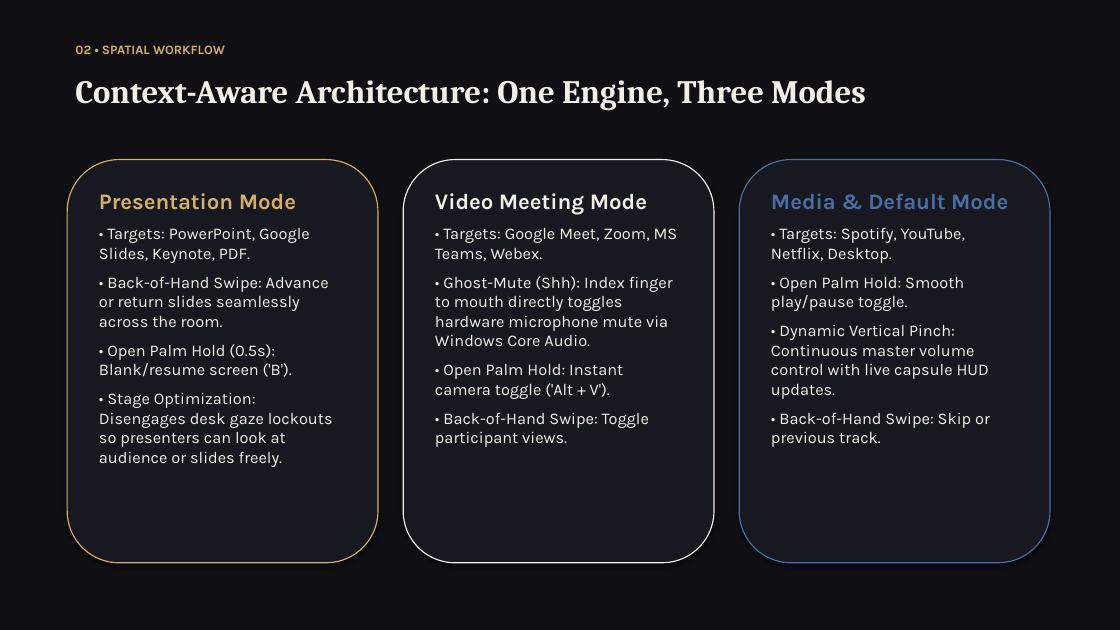
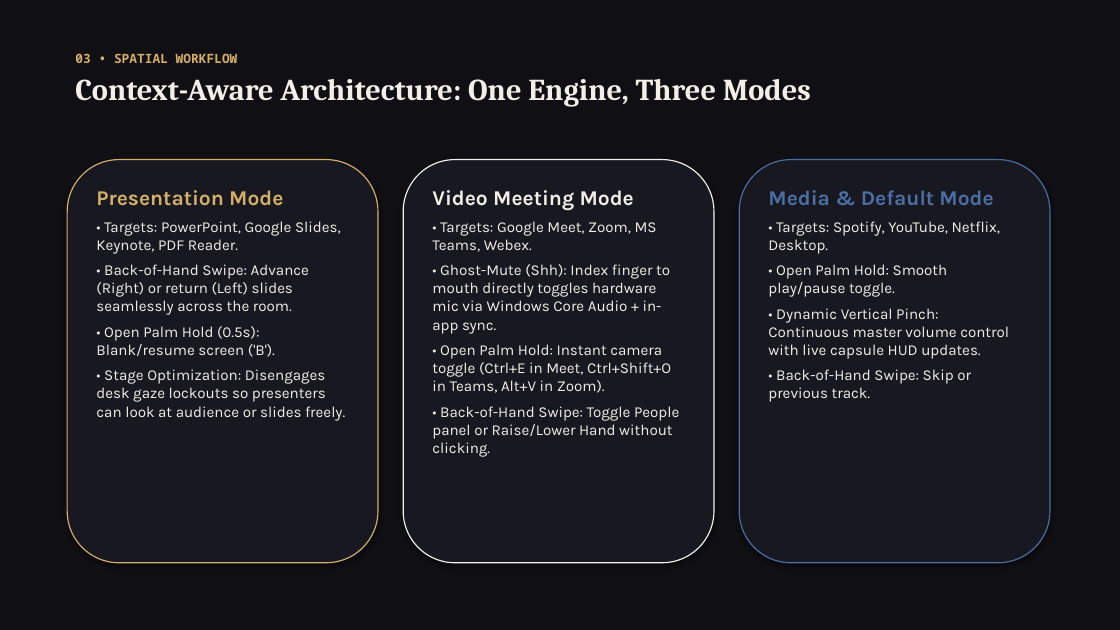
Before and after one commit to Philphil-org/UAT-Hackathon, a slide deck: slide 4 of ZeroTouch_PitchDeck.pptx (slide 3 before the commit). Drawn at 1120x630 pixels with LibreOffice and Linux fonts; fonts in the diff are those of the drawing. Boxes give left, top, right and bottom in pixels: in the first picture for what was removed or moved away, otherwise in the second. Text is boxed around its words. In the diff, an @@ line names an element or a change of style, - is before the commit and + after.

Commit message:
docs: add target demographic and user personas slide to pitch deck

```diff
--- a/ZeroTouch_PitchDeck.pptx
+++ b/ZeroTouch_PitchDeck.pptx
@@ text "03 • SPATIAL WORKFLOW": place and size @@
-text "03 • SPATIAL WORKFLOW" at bbox=[75, 80, 866, 110]
+text "03 • SPATIAL WORKFLOW" at bbox=[75, 53, 811, 107]
@@ text at bbox=[75, 53, 238, 63]: paragraph added @@
+03 • SPATIAL WORKFLOW
@@ text removed at bbox=[75, 45, 225, 54] @@
-02 • SPATIAL WORKFLOW
@@ text at bbox=[75, 79, 811, 107]: size 28 to 26 pt in "Context-Aware Architecture: One Engine, Three Modes"; more space between paragraphs @@
@@ text at bbox=[96, 190, 345, 421]: size 19 to 18 pt in "Presentation Mode"; size 14 to 13 pt in "• Open Palm Hold (0.5s): Blank/resume screen ...", "• Stage Optimization: Disengages desk gaze lockouts ..."; less space between paragraphs @@
@@ text at bbox=[432, 190, 657, 252]: size 19 to 18 pt in "Video Meeting Mode"; size 14 to 13 pt in "• Targets: Google Meet, Zoom, MS Teams, ..."; less space between paragraphs @@
@@ text "Media & Default Mode" at bbox=[768, 190, 1009, 402]: size 19 to 18 pt in "Media & Default Mode"; size 14 to 13 pt; less space between paragraphs @@
@@ text at bbox=[96, 221, 341, 315]: text changed; size 14 to 13 pt @@
-• Targets: PowerPoint, Google Slides, Keynote, PDF.
-• Back-of-Hand Swipe: Advance or return slides seamlessly across the room.
+• Targets: PowerPoint, Google Slides, Keynote, PDF Reader.
+• Back-of-Hand Swipe: Advance (Right) or return (Left) slides seamlessly across the room.
@@ text at bbox=[432, 264, 679, 457]: text changed; size 14 to 13 pt @@
-• Ghost-Mute (Shh): Index finger to mouth directly toggles hardware microphone mute via Windows Core Audio.
-• Open Palm Hold: Instant camera toggle ('Alt + V').
-• Back-of-Hand Swipe: Toggle participant views.
+• Ghost-Mute (Shh): Index finger to mouth directly toggles hardware mic via Windows Core Audio + in-app sync.
+• Open Palm Hold: Instant camera toggle (Ctrl+E in Meet, Ctrl+Shift+O in Teams, Alt+V in Zoom).
+• Back-of-Hand Swipe: Toggle People panel or Raise/Lower Hand without clicking.
```
Also in this commit, not shown: 4 other slides changed, 1 slide added.
